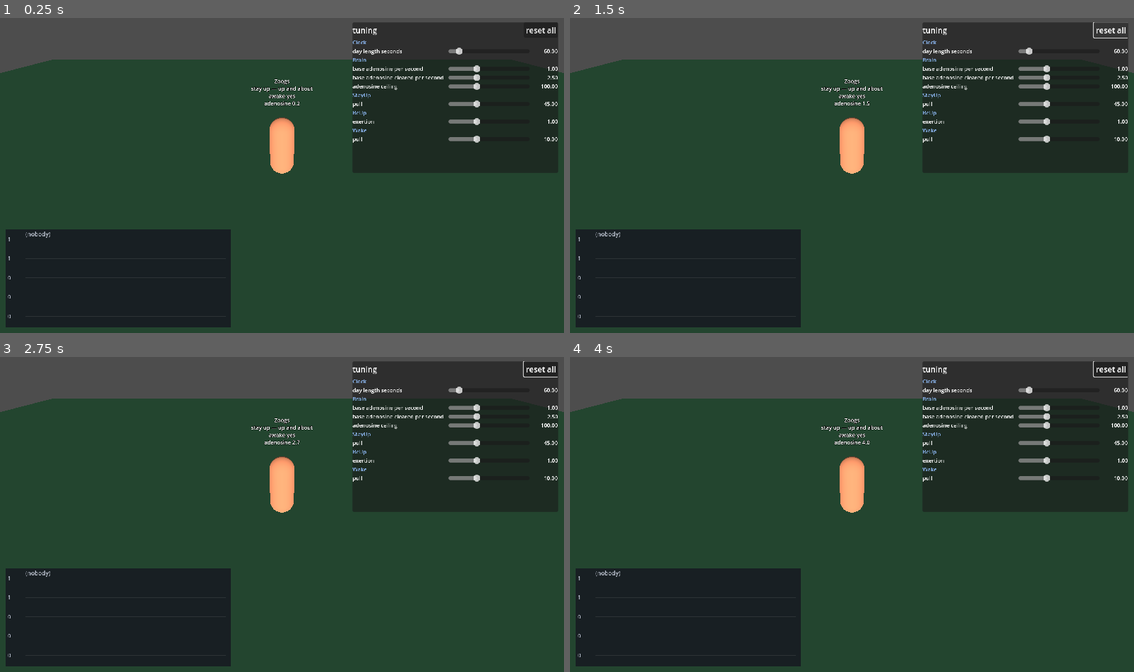
Above: before the commit, frames 1-4 (two rows, left to right).
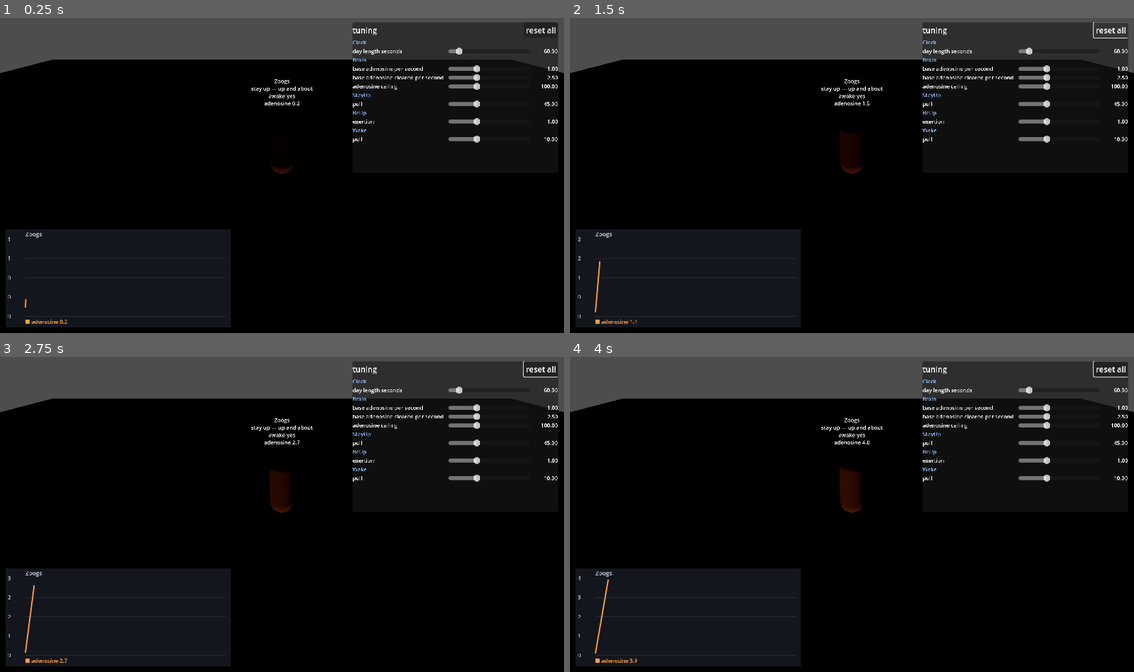
Above: after the commit, the same moments.

Repository: zmkram322/TheKingYouDontSee
Game: Godot game, scene res://game/game.tscn
Same seed, same stepped clock (60 frames per second), same inputs: the game is played once before the commit and once after it. This scene is started directly instead of the project's main scene.
Inputs (mouse positions are in pixels of both pictures, inside the frame that each line leads up to):
- Up to frame 1 (0.25 s): no input
- Up to frame 2 (1.5 s): move the mouse to (976, 159) at 0.52 s; hold D (move_right) 0.53-1.25 s; click (976, 159) at 0.67 s; click "reset all" at 1.25 s
- Up to frame 3 (2.75 s): drag from (169, 530) to (253, 577) at 2.02 s
- Up to frame 4 (4 s): move the mouse to (908, 445) at 2.77 s; hold D (move_right) 2.78-3.5 s; drag from (823, 577) to (682, 467) at 3.52 s

The runs differ from the first frame. In frame 1, 72% of the frame differs, in the area x 0-100%, y 13-100%; in frame 2, 72%; in frame 3, 72%; in frame 4, 72%.

Commit message:
Fix node wiring that silently loaded as null (the sun never moved)
A node reference in a hand-written .tscn needs node_paths on the node's
own header line:

  [node name="Daylight" ... node_paths=PackedStringArray("clock", "environment")]
  clock = NodePath("../Clock")

Without it the loader assigns the raw NodePath to a typed field and it
lands as null. The editor writes that line for you; writing the scene by
hand does not.

Three references were broken by this. StatGraph.person, which is why the
graph drew an empty panel. And Daylight.clock and Daylight.environment,
which means the day/night cycle has never once run -- the sun sat at a
fixed angle from atom 1 through two commits.

The reason it survived that long is the more important fix: both scripts
guarded the missing reference with a silent `return`, so a broken wire
and a working-but-idle scene looked identical, and "it runs without
errors" was true and meaningless. Both now warn in _ready if they were
never wired. A guard that turns a broken link into silence is worse than
no guard.

Verified the sun actually moves: at midnight rot.x +90 / energy 0.10 /
near-black sky; at midday rot.x -90 / energy 1.15 / full day sky; dawn
and dusk symmetric on the horizon. Graph samples again.

Audited every NodePath in every scene -- all three are now declared, and
the tuning board's Array[NodePath] resolves explicitly, which is what it
has to do since Array[Node] never resolves at all.

Co-Authored-By: Claude Opus 5 <noreply@anthropic.com>
Claude-Session: https://claude.ai/code/session_014fGSXW6fNmUe2VW3KYqdYd

Diff:
--- a/tkyds-game/game/daylight.gd
+++ b/tkyds-game/game/daylight.gd
@@ -41,6 +41,22 @@
 @export var night_ambient := 0.08
 
 
+# Says so out loud if it was never wired up. Without this the sun simply never
+# moves and nothing anywhere complains — which is exactly what happened, and it
+# survived two atoms and a commit before anyone noticed. A guard that turns a
+# broken link into silence is worse than no guard.
+#
+# Note for whoever wires this in a .tscn by hand: a node reference needs
+# `node_paths=PackedStringArray("clock", "environment")` on the node's own
+# header line, or the loader assigns the raw NodePath to a typed field and you
+# get null. The editor writes that for you; hand-written scenes don't.
+func _ready() -> void:
+	if clock == null:
+		push_warning("Daylight has no Clock — the sun will not move")
+	if environment == null:
+		push_warning("Daylight has no WorldEnvironment — the sky and ambient will not change")
+
+
 func _process(_delta: float) -> void:
 	if clock == null:
 		return
--- a/tkyds-game/game/game.tscn
+++ b/tkyds-game/game/game.tscn
@@ -26,7 +26,7 @@
 [node name="Sky" type="WorldEnvironment" parent="."]
 environment = SubResource("Environment_sky")
 
-[node name="Daylight" type="DirectionalLight3D" parent="."]
+[node name="Daylight" type="DirectionalLight3D" parent="." node_paths=PackedStringArray("clock", "environment")]
 transform = Transform3D(1, 0, 0, 0, 1, 0, 0, 0, 1, 0, 6, 0)
 shadow_enabled = true
 script = ExtResource("2_daylight")
@@ -47,8 +47,9 @@
 
 [node name="Screen" type="CanvasLayer" parent="."]
 
-[node name="StatGraph" parent="Screen" instance=ExtResource("4_stat_graph")]
+[node name="StatGraph" parent="Screen" node_paths=PackedStringArray("person") instance=ExtResource("4_stat_graph")]
+layout_mode = 3
 person = NodePath("../../Zoogs")
 
 [node name="TuningBoard" parent="Screen" instance=ExtResource("5_tuning_board")]
-watching = [NodePath("../../Clock"), NodePath("../../Zoogs/Brain"), NodePath("../../Zoogs/Brain/StayUp"), NodePath("../../Zoogs/Brain/StayUp/BeUp"), NodePath("../../Zoogs/Brain/Wake")]
+watching = Array[NodePath]([NodePath("../../Clock"), NodePath("../../Zoogs/Brain"), NodePath("../../Zoogs/Brain/StayUp"), NodePath("../../Zoogs/Brain/StayUp/BeUp"), NodePath("../../Zoogs/Brain/Wake")])
--- a/tkyds-game/game/ui/stat_graph.gd
+++ b/tkyds-game/game/ui/stat_graph.gd
@@ -59,6 +59,18 @@
 var _tracks := {}                # StringName -> Array[float], oldest first
 var _asleep: Array[bool] = []
 var _seconds_owed := 0.0
+
+
+# Same reasoning as Daylight's: an unwired graph draws an empty panel forever
+# and says nothing, which reads as "the numbers aren't moving" rather than "you
+# didn't point me at anybody".
+#
+# Wiring `person` in a hand-written .tscn needs
+# `node_paths=PackedStringArray("person")` on the node's header line — without
+# it the loader hands the typed field a raw NodePath and it lands as null.
+func _ready() -> void:
+	if person == null:
+		push_warning("StatGraph has nobody to watch — set `person`")
 
 
 func _process(delta: float) -> void:
Not shown: 1 places in tkyds-game/game/game.tscn that only renumber resources
Not shown, changed: CLAUDE.md
